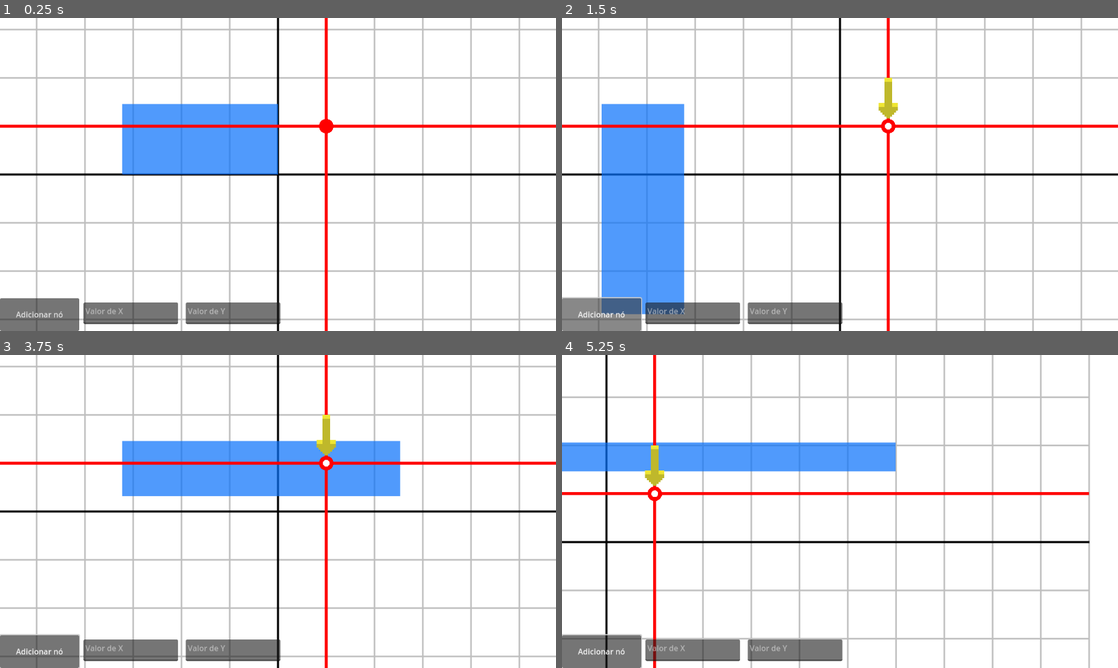
Above: before the commit, frames 1-4 (two rows, left to right).
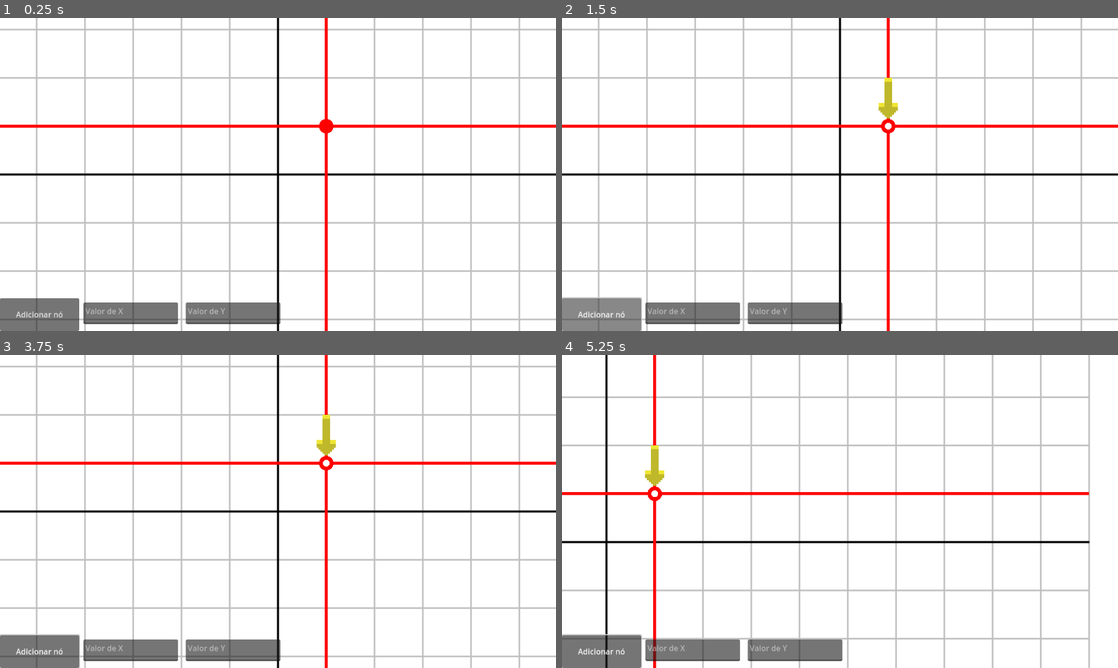
Above: after the commit, the same moments.

Repository: jpsalim21/quadtreeedii
Game: Godot game, scene res://CenaPrincipal.tscn
Two runs of this game, one before a commit and one after it. Both use one fixed random seed, a clock stepped at 60 frames per second and the inputs below.
Inputs (mouse positions are in pixels of both pictures, inside the frame that each line leads up to):
- Up to frame 1 (0.25 s): no input
- Up to frame 2 (1.5 s): click (695, 312) at 0.52 s; type "Alex" at 0.6 s; click (795, 312) at 0.75 s; type "Alex" at 0.83 s; click "Adicionar nó" at 1.25 s
- Up to frame 3 (3.75 s): click "Adicionar nó" at 2 s; click "Adicionar nó" at 2.75 s; tap Enter at 3.5 s; move the mouse to (400, 495) at 3.52 s; press the mouse at (400, 495) at 3.53 s
- Up to frame 4 (5.25 s): tap Space at 4.25 s; move the mouse to (728, 527) at 4.27 s; release the mouse at (728, 527) at 4.28 s; tap Mouse wheel down (WheelDown) at 4.35 s; tap Enter at 5 s; move the mouse to (895, 442) at 5.02 s; tap Mouse wheel up (WheelUp) at 5.1 s

The runs differ from the first frame. In frame 1, 6.2% of the frame differs, in the area x 21-50%, y 27-50%; in frame 2, 9.9%, in the area x 7-22%, y 27-95%; in frame 3, 8.4%; in frame 4, 5.6%.

Commit message:
Começa protótipo de seleção de área

Diff:
--- a/CenaPrincipal.tscn
+++ b/CenaPrincipal.tscn
@@ -77,7 +77,8 @@
 offset = Vector2(0, -20)
 script = ExtResource("4_nj3ej")
 
-[node name="Node2D" type="Node2D" parent="."]
+[node name="SelecaoArea" type="Node2D" parent="."]
+visible = false
 position = Vector2(-323, -146)
 script = ExtResource("5_vfag7")
 cor = Color(0.0392, 0.44688, 0.98, 0.713726)
--- a/SelecaoArea.gd
+++ b/SelecaoArea.gd
@@ -1,4 +1,5 @@
 extends Node2D
+class_name SelecaoArea
 
 @export var cor : Color
 
